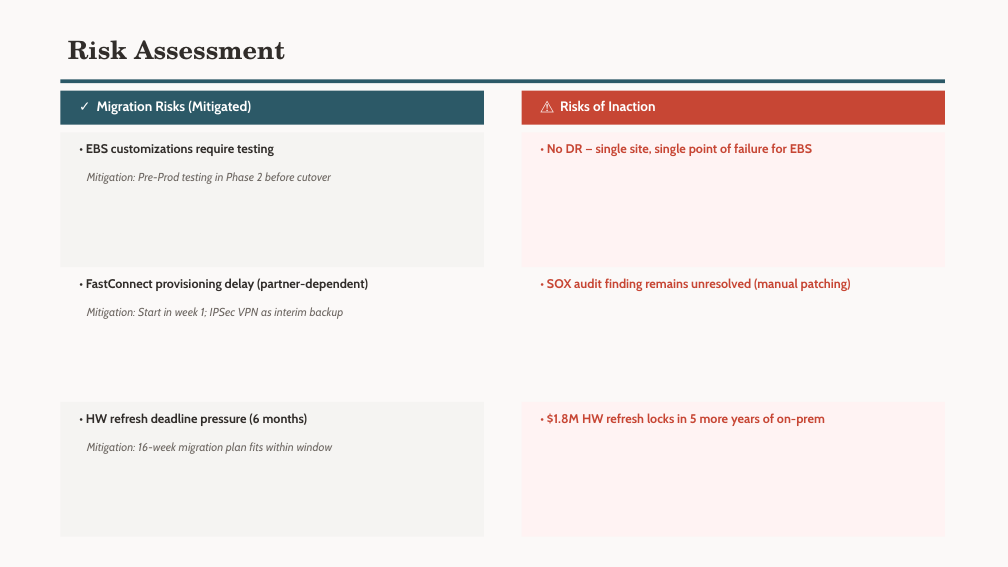
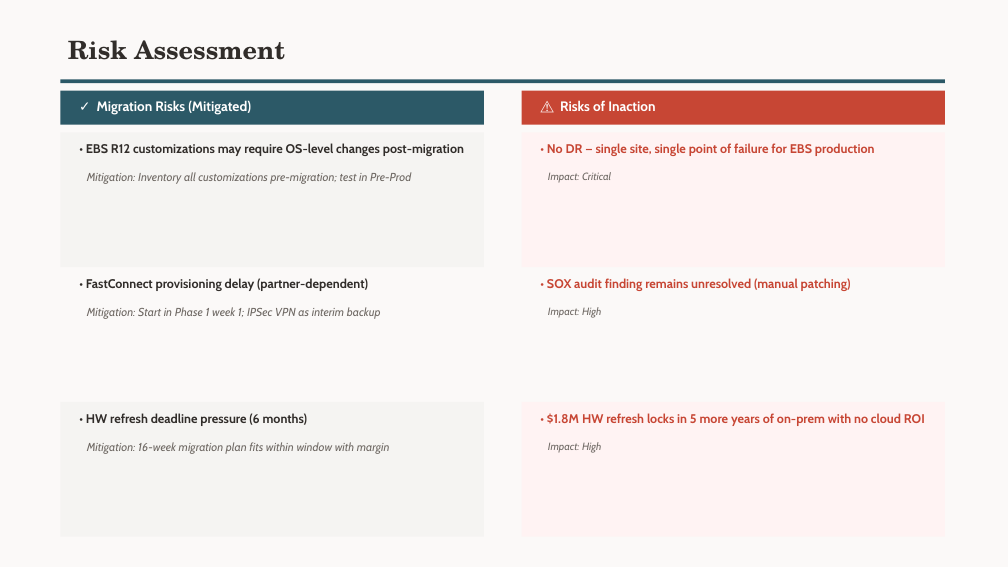
Before and after one commit to Diegoecab/oci-deal-accelerator, a slide deck: slide 7 of examples/output-demo-pharma-mx/opt08-business-case.pptx (slide 6 before the commit). Drawn at 1008x567 pixels with LibreOffice and Linux fonts; fonts in the diff are those of the drawing; background and template pictures are left out. Boxes give left, top, right and bottom in pixels: in the first picture for what was removed or moved away, otherwise in the second. Text is boxed around its words. In the diff, an @@ line names an element or a change of style, - is before the commit and + after.

```diff
--- a/examples/output-demo-pharma-mx/opt08-business-case.pptx
+++ b/examples/output-demo-pharma-mx/opt08-business-case.pptx
@@ text at (86,143,464,156): text changed @@
-• EBS customizations require testing
+• EBS R12 customizations may require OS-level changes post-migration
@@ text at (547,143,875,156): text changed @@
-• No DR — single site, single point of failure for EBS
+• No DR — single site, single point of failure for EBS production
@@ text at (87,172,411,184): text changed @@
-Mitigation: Pre-Prod testing in Phase 2 before cutover
+Mitigation: Inventory all customizations pre-migration; test in Pre-Prod
@@ text added at (548,172,611,183), 10 pt, text #6F6964, italic @@
+Impact: Critical
@@ text at (87,307,381,319): text changed @@
-Mitigation: Start in week 1; IPSec VPN as interim backup
+Mitigation: Start in Phase 1 week 1; IPSec VPN as interim backup
@@ text added at (548,307,601,318), 10 pt, text #6F6964, italic @@
+Impact: High
@@ text at (547,413,925,426): text changed @@
-• $1.8M HW refresh locks in 5 more years of on-prem
+• $1.8M HW refresh locks in 5 more years of on-prem with no cloud ROI
@@ text at (87,442,390,454): text changed @@
-Mitigation: 16-week migration plan fits within window
+Mitigation: 16-week migration plan fits within window with margin
@@ text added at (548,442,601,453), 10 pt, text #6F6964, italic @@
+Impact: High
```
Also in this commit, not shown: 5 other slides changed, 2 slides added, 1 slide removed, 4 other files.
